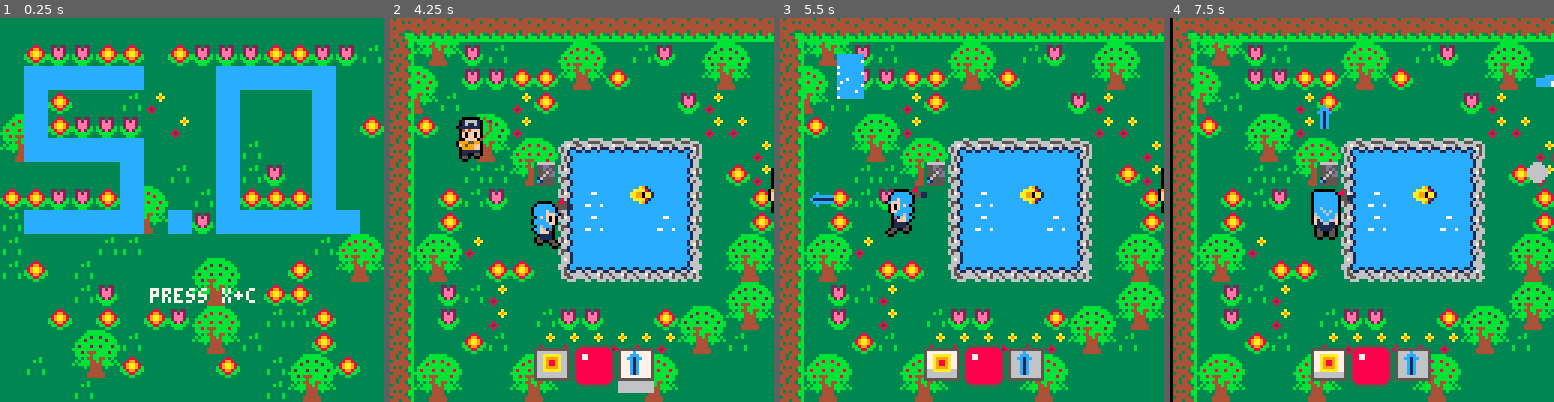
Above: before the commit, frames 1-4 (left to right).
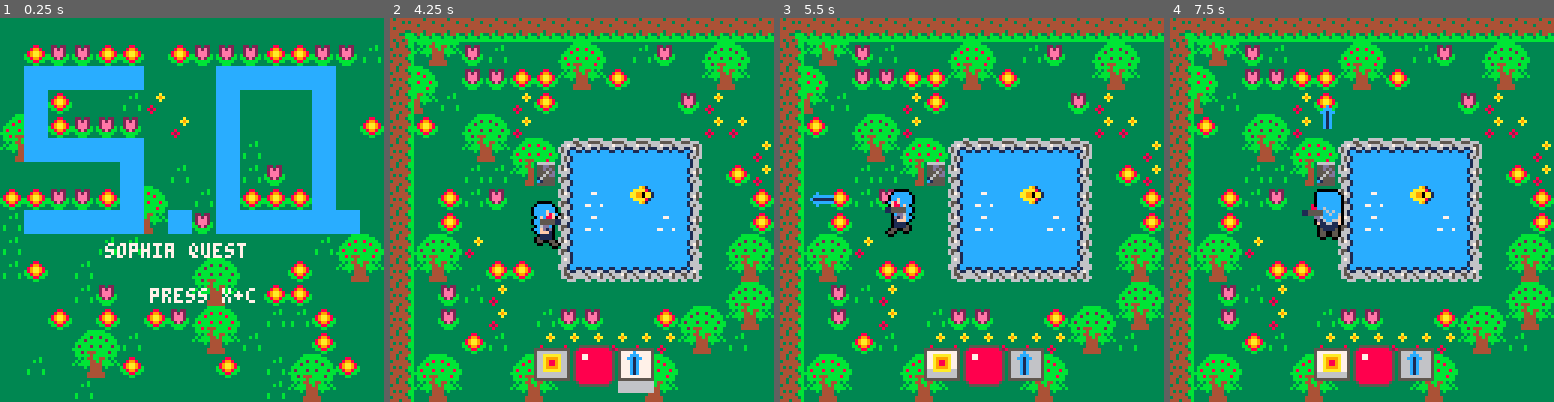
Above: after the commit, the same moments.

Repository: JasonHaenlin/pico-8-sophiaquest
Game: PICO-8 cartridge sophiaquest.p8
The game is run twice, just before and just after one commit, with the same random seed, the same clock (stepped at 60 frames per second) and the same inputs.
Inputs:
- Up to frame 1 (0.25 s): no input
- Up to frame 2 (4.25 s): tap X (X key) at 0.33, 1.07, 1.85, 2.97, 4.08 s; tap O (Z key) at 0.7, 1.7, 2.1, 2.5, 2.9, 3.3, 3.7, 4.1 s; hold Right 1.6-2.1 s; hold Up 2.15-2.42 s; hold Right 2.47-3.03 s; hold Left 3.08-3.58 s; hold Down 3.63-3.97 s; hold Right from 4.02 s (still down)
- Up to frame 3 (5.5 s): tap O (Z key) at 4.5, 4.9, 5.3 s; release Right at 4.68 s; hold Up 4.73-5.03 s; hold Left from 5.08 s (still down); tap X (X key) at 5.2 s
- Up to frame 4 (7.5 s): release Left at 5.68 s; tap O (Z key) every 0.4 s from 5.7 to 7.3 s; hold Down 5.73-6.03 s; hold Right 6.08-6.58 s; tap X (X key) at 6.32, 7.43 s; hold Right 6.63-7.13 s; hold Up 7.18-7.45 s

The runs differ from the first frame. In frame 1, 0.6% of the frame differs, in the area x 27-65%, y 58-63%; in frame 2, 1.0%; in frame 3, 1.1%; in frame 4, 24%, in the area x 0-100%, y 0-100%.

Commit message:
adjust  the position of the weapons

Diff:
--- a/sophiaquest.p8
+++ b/sophiaquest.p8
@@ -4,20 +4,20 @@
 
 
 -- const
-LEFT, RIGHT, UP, DOWN, FIRE1, FIRE2, NONE = 0, 1, 2, 3, 4, 5, 6
-BLACK, DARK_BLUE, DARK_PURPLE, DARK_GREEN, BROWN, DARK_GRAY, LIGHT_GRAY, WHITE, RED, ORANGE, YELLOW, GREEN, BLUE, INDIGO, PINK, PEACH = 0, 1, 2, 3, 4, 5, 6, 7, 8, 9, 10, 11, 12, 13, 14, 15
-PLAYER, BULLET, ENNEMY = 0, 1, 2
-IMMORTAL_OBJECT = 1000
-INF = 1000
-MELEE, RANGED = 1, 20
-NB_OF_ENNEMIS = 10
-F_HEAL, F_ITEM, F_INV, F_OBST = 0, 1, 5, 7
-L_PLAYER, L_ENNEMY, L_BOSS = 50, 10, 150
-WALK, STAY = "walk", "stay"
+left, right, up, down, fire1, fire2, none = 0, 1, 2, 3, 4, 5, 6
+black, dark_blue, dark_purple, dark_green, brown, dark_gray, light_gray, white, red, orange, yellow, green, blue, indigo, pink, peach = 0, 1, 2, 3, 4, 5, 6, 7, 8, 9, 10, 11, 12, 13, 14, 15
+player, bullet, ennemy = 0, 1, 2
+immortal_object = 1000
+inf = 1000
+melee, ranged = 1, 20
+nb_of_ennemis = 20
+f_heal, f_item, f_inv, f_obst = 0, 1, 5, 7
+l_player, l_ennemy, l_boss = 50, 10, 150
+walk, stay = "walk", "stay"
 
 -- init
 function _init()
- g_dbg = ""
+ g_dbg = {"","","","","","","","","",""}
 
  g_actors = {}
  g_particles = {}
@@ -48,7 +48,7 @@
 function make_actor(x, y, s, tag, health, direction)
  local actor = {
   tag = tag,
-  d = direction or UP,
+  d = direction or up,
   bx = x,
   by = y,
   x = x,
@@ -64,22 +64,23 @@
 end
 
 function make_weapons()
- make_item("sword",    105, 4, 73,  89,  15, 7,  MELEE,  1,  8, 4, 3)
- make_item("firewand", 106, 1, 74,  90,  8,  8,  RANGED, 3,  3, 5, 1)
- make_item("gun",      107, 5, 75,  91,  3,  3,  RANGED, 10, 1, 5, 0)
- make_item("bow",      108, 3, 76,  92,  6,  5,  RANGED, 6,  3, 4,-1)
- make_item("secret",   109, 6, 77,  93,  4,  5,  RANGED, 5,  1, 5, 0, dfx_shower, 50)
- make_item("tatata",   110, 7, 78,  94,  2,  2,  RANGED, 10, 1, 5, 0)
- make_item("boom",     111, 7, 79,  95,  18, 10, MELEE,  1,  8, 4, 3)
- make_item("elec",     160, 8, 128, 144, 20, 15, MELEE,  1,  8, 4, 2, dfx_thunder, 50)
+ -- name, spr, sfx, animh, animv, cd, dmg, type, speed, hb, ox, oy, dfx, cdfx
+ make_item("sword",    105, 4, 73,  89,  15, 7,  melee,  1,  8, 5, -4)
+ make_item("firewand", 106, 1, 74,  90,  8,  8,  ranged, 3,  3, 5, -4)
+ make_item("gun",      107, 5, 75,  91,  3,  3,  ranged, 10, 1, 5, -5)
+ make_item("bow",      108, 3, 76,  92,  6,  5,  ranged, 6,  3, 5,-5)
+ make_item("secret",   109, 6, 77,  93,  4,  5,  ranged, 5,  1, 5, -5, dfx_shower, 50)
+ make_item("tatata",   110, 7, 78,  94,  2,  2,  ranged, 10, 1, 5, -5)
+ make_item("boom",     111, 7, 79,  95,  18, 10, melee,  1,  8, 5, -4)
+ make_item("elec",     160, 8, 128, 144, 20, 15, melee,  1,  8, 5, -5, dfx_thunder, 50)
 end
 
 function make_player()
- g_p = make_actor(45, 60, 129, PLAYER, L_PLAYER, UP)
+ g_p = make_actor(45, 60, 129, player, l_player, up)
  g_p.weapon = g_items[5]
- g_p.anim_state = STAY
- g_p.walk = make_anim(WALK, create_direction_frames(162, 130, 162, 130, 163, 161), 1/5)
- g_p.stay = make_anim(STAY, create_direction_frames(130, 130, 130, 130, 131, 129), 1/5)
+ g_p.anim = stay
+ g_p.walk = make_anim(walk, create_direction_frames(162, 130, 162, 130, 163, 161), 1/5)
+ g_p.stay = make_anim(stay, create_direction_frames(130, 130, 130, 130, 131, 129), 1/5)
  g_p.cd = 0
  g_p.cdfx = 0
  g_p.box = {x1 = 0, y1 = 0, x2 = 6, y2 = 7}
@@ -88,7 +89,7 @@
 function make_anim(name, frames, spd)
  return {
   time = 0,
-  anim_state = name,
+  anim = name,
   spd = spd,
   f = frames
  }
@@ -98,7 +99,7 @@
  make_weapons()
  make_player()
  make_map_items()
- make_ennemies(NB_OF_ENNEMIS, {132})
+ -- make_ennemies(nb_of_ennemis, {132})
 end
 
 function make_map_items()
@@ -114,12 +115,12 @@
  for s in all(aspr) do
   for i=1, nb/#aspr do
    local a = g_good_spot(248, 248)
-   local e = make_actor(a.x, a.y, s, ENNEMY, L_ENNEMY, UP)
+   local e = make_actor(a.x, a.y, s, ennemy, l_ennemy, up)
    e.weapon = g_items[4]
    e.cd = 50
-   e.anim_state = STAY
-   e.walk = make_anim(WALK, create_direction_frames(s+33, s+1, s+33, s+1, s+34, s+32), 1/10)
-   e.stay = make_anim(STAY, create_direction_frames(s+1, s+1, s+1, s+1, s+2, s), 1/10)
+   e.anim = stay
+   e.walk = make_anim(walk, create_direction_frames(s+33, s+1, s+33, s+1, s+34, s+32), 1/10)
+   e.stay = make_anim(stay, create_direction_frames(s+1, s+1, s+1, s+1, s+2, s), 1/10)
    e.dx = 0.9
    e.dy = 0.9
    g_ennemies_left += 1
@@ -234,21 +235,21 @@
 
 function create_direction_frames(fl1, fl2, fr1, fr2, fu, fd)
  return {
-  {{f = fl1, fy = true  },{f = fl2, fy = true }},
-  {{f = fr1, fy = false },{f = fr2, fy = false}},
-  {{f = fu,  fy = false },{f = fu,  fy = true }},
-  {{f = fd,  fy = false },{f = fd,  fy = true }}
+  {{f = fl1, flip = true  },{f = fl2, flip = true }},
+  {{f = fr1, flip = false },{f = fr2, flip = false}},
+  {{f = fu,  flip = false },{f = fu,  flip = true }},
+  {{f = fd,  flip = false },{f = fd,  flip = true }}
  }
 end
 
 function controls_menu()
- if (btnp(UP) and g_selected_item > 1) then
+ if (btnp(up) and g_selected_item > 1) then
   g_selected_item -= 1
  end
- if (btnp(DOWN) and g_selected_item < #g_items) then
+ if (btnp(down) and g_selected_item < #g_items) then
   g_selected_item += 1
  end
- if (btnp(FIRE1)) then
+ if (btnp(fire1)) then
   g_p.weapon = g_items[g_selected_item]
   g_open_inv = false
   g_p.cd = 10
@@ -256,17 +257,17 @@
 end
 
 function controls_player()
- g_p.anim_state = WALK
- if (is_moving(LEFT))  move(g_p,-1, 0, 0, 6)
- if (is_moving(RIGHT)) move(g_p, 1, 0, 6, 6)
- if (is_moving(UP))    move(g_p, 0,-1, 6, 0)
- if (is_moving(DOWN))  move(g_p, 0, 1, 6, 6)
- if (is_not_moving())  g_p.anim_state = STAY
+ g_p.anim = walk
+ if (is_moving(left))  move(g_p,-1, 0, 0, 6)
+ if (is_moving(right)) move(g_p, 1, 0, 6, 6)
+ if (is_moving(up))    move(g_p, 0,-1, 6, 0)
+ if (is_moving(down))  move(g_p, 0, 1, 6, 6)
+ if (is_not_moving())  g_p.anim = stay
  action_player()
 end
 
 function action_ennemies(a, d)
- if (a.tag ~= ENNEMY) return
+ if (a.tag ~= ennemy) return
  if (a.cd > 0) a.cd -= 1
  if (a.cd == 0) then
   shoot(a, d)
@@ -276,10 +277,10 @@
 
 function controls_ennemies()
  for a in all(g_actors) do
-  if (a.tag == ENNEMY) then
+  if (a.tag == ennemy) then
    local dist = check_distance_from_player(a)
    if(is_player_near(dist)) then
-    a.anim_state = WALK
+    a.anim = walk
     if (dist >= a.weapon.type) then
      local dir_m = going_forward(a)
      move_on(a, dir_m)
@@ -290,10 +291,10 @@
     local dir_a = prepare_attack_opportunity(a)
     action_ennemies(a, dir_a)
    else
-     a.anim_state = STAY
+     a.anim = stay
    end -- is player near
   end -- tag is ennemy
-  if (a.tag == BULLET) then
+  if (a.tag == bullet) then
    a.x += a.dx
    a.y += a.dy
    if (is_of_limit(a.x, a.y, a.bx, a.by, a.range)) del(g_actors, a)
@@ -305,11 +306,11 @@
  local rx = a.x - g_p.x
  local ry = a.y - g_p.y
  if(abs(rx) > abs(ry)) then
-   if(rx < 0) return RIGHT
-   return LEFT
+   if(rx < 0) return right
+   return left
  else
-   if(ry < 0) return DOWN
-   return UP
+   if(ry < 0) return down
+   return up
  end
 end
 
@@ -323,22 +324,22 @@
  local rx = a.x - g_p.x
  local ry = a.y - g_p.y
  if((abs(rx) - abs(ry)) < 0 and abs(rx) > 1) then
-   if(rx < 0) return RIGHT
-   return LEFT
+   if(rx < 0) return right
+   return left
  elseif((abs(rx) - abs(ry)) > 0 and abs(ry) > 1) then
-   if(ry < 0) return DOWN
-   return UP
- end
- return NONE
+   if(ry < 0) return down
+   return up
+ end
+ return none
 end
 
 function prepare_attack_opportunity(a, d)
  if(abs(a.x - g_p.x) < abs(a.y - g_p.y)) then
-   if(a.y < g_p.y) return DOWN
-   return UP
+   if(a.y < g_p.y) return down
+   return up
  else
-   if(a.x < g_p.x) return RIGHT
-   return LEFT
+   if(a.x < g_p.x) return right
+   return left
  end
 end
 
@@ -347,12 +348,12 @@
 end
 
 function target_nearest_one(limit)
- limit = limit or INF
- local rx = INF
- local ry = INF
- local target = {x = INF , y=INF}
+ limit = limit or inf
+ local rx = inf
+ local ry = inf
+ local target = {x = inf , y=inf}
  for a in all(g_actors) do
-  if(a.tag == ENNEMY) then
+  if(a.tag == ennemy) then
    if((rx+ry)/2 > check_distance_from_player(a)) then
     rx = abs(a.x-g_p.x)
     ry = abs(a.y-g_p.y)
@@ -365,11 +366,11 @@
 end
 
 function move_on(a, go)
- if (go == LEFT)  move(a ,-a.dx, 0, 0, 8)
- if (go == RIGHT) move(a, a.dx, 0, 8, 8)
- if (go == UP)    move(a, 0 ,-a.dy, 8, 0)
- if (go == DOWN)  move(a, 0, a.dy, 8, 8)
- if (go ~= NONE)  a.d = go
+ if (go == left)  move(a ,-a.dx, 0, 0, 8)
+ if (go == right) move(a, a.dx, 0, 8, 8)
+ if (go == up)    move(a, 0 ,-a.dy, 8, 0)
+ if (go == down)  move(a, 0, a.dy, 8, 8)
+ if (go ~= none)  a.d = go
 end
 
 function is_moving(direction)
@@ -381,10 +382,10 @@
 end
 
 function is_not_moving()
-  if ((btn(LEFT)
- or btn(RIGHT)
- or btn(UP)
- or btn(DOWN)) == false) then
+  if ((btn(left)
+ or btn(right)
+ or btn(up)
+ or btn(down)) == false) then
   return true
  end
  return false
@@ -393,20 +394,20 @@
 function move(a, x, y, ox, oy)
  local sp1 = mget((a.x + x + (ox * x)) / 8 ,(a.y + y + (oy * y)) / 8)
  local sp2 = mget((a.x + x + ox) / 8 ,(a.y + y + oy) / 8)
- if (fget(sp1, F_OBST) == false and fget(sp2, F_OBST) == false) then
+ if (fget(sp1, f_obst) == false and fget(sp2, f_obst) == false) then
   a.x += x
   a.y += y
  end
- if(a.tag == PLAYER) then
-  if(fget(sp1, F_HEAL) and a.health < L_PLAYER) then
+ if(a.tag == player) then
+  if(fget(sp1, f_heal) and a.health < l_player) then
    pick_item((a.x + x + (ox * x)) / 8 ,(a.y + y + (oy * y)) / 8)
    a.health += 10
-   if (a.health > L_PLAYER) a.healh = L_PLAYER
-  end
-  if(fget(sp2, F_HEAL) and a.health < L_PLAYER) then
+   if (a.health > l_player) a.healh = l_player
+  end
+  if(fget(sp2, f_heal) and a.health < l_player) then
    pick_item((a.x + x + ox) / 8 ,(a.y + y + oy) / 8)
    a.health += 10
-   if (a.health > L_PLAYER) a.healh = L_PLAYER
+   if (a.health > l_player) a.healh = l_player
   end
  end
 end
@@ -415,14 +416,14 @@
 
 function action_player()
  if (g_p.cd > 0) g_p.cd -= 1
- if ((g_p.cd == 0) and btn(FIRE1)) then
+ if ((g_p.cd == 0) and btn(fire1)) then
   shoot()
   g_p.cd = g_p.weapon.cd
  end
  if (g_p.cdfx > 0) g_p.cdfx -= 1
- if (btnp(FIRE2)) then
+ if (btnp(fire2)) then
   sp = mget(g_p.x / 8 ,(g_p.y - 1) / 8)
-  if (fget(sp, F_INV)) then
+  if (fget(sp, f_inv)) then
    g_open_inv = true
   elseif (g_p.cdfx == 0) then
    g_p.cdfx = g_p.weapon.cdfx
@@ -444,7 +445,7 @@
 end
 
 function wait_inventory_close()
- if (btnp(FIRE2)) then
+ if (btnp(fire2)) then
   g_open_inv = false;
  end
 end
@@ -456,7 +457,7 @@
 end
 
 function anim_player(a)
-	if(a.anim_state == STAY) then
+	if(a.anim == stay) then
 		return anim_state(a, a.stay)
 	else
 		return anim_state(a, a.walk)
@@ -470,8 +471,8 @@
   x = 0,
   y = 0
  }
- local f = F_OBST
- while(fget(mget(a.x / 8 ,(a.y) / 8), F_OBST)) do
+ local f = f_obst
+ while(fget(mget(a.x / 8 ,(a.y) / 8), f_obst)) do
   a.x = rnd(xmax)
   a.y = rnd(ymax)
  end
@@ -501,31 +502,31 @@
  local speed = a.weapon.speed
  local center = a.weapon.hb / 2
  local b = {}
- if(d == LEFT) then
-  b = make_actor(a.x-6, a.y, a.weapon.animh, BULLET, IMMORTAL_OBJECT, LEFT)
+ if(d == left) then
+  b = make_actor(a.x-6, a.y, a.weapon.animh, bullet, immortal_object, left)
   b.box = {x1 = 0, y1 = 4-center, x2 = 5, y2 = 4+center}
   b.dx = -speed
  end
- if(d == RIGHT) then
-  b = make_actor(a.x+6, a.y, a.weapon.animh, BULLET, IMMORTAL_OBJECT, RIGHT)
+ if(d == right) then
+  b = make_actor(a.x+6, a.y, a.weapon.animh, bullet, immortal_object, right)
   b.box = {x1 = 3, y1 = 4-center, x2 = 8, y2 = 4+center}
   b.dx = speed
  end
- if(d == UP) then
-  b = make_actor(a.x, a.y-6, a.weapon.animv, BULLET, IMMORTAL_OBJECT, UP)
+ if(d == up) then
+  b = make_actor(a.x, a.y-6, a.weapon.animv, bullet, immortal_object, up)
   b.box = {x1 = 4-center, y1 = 0, x2 = 4+center, y2 = 5}
   b.dy = -speed
  end
- if(d == DOWN) then
-  b = make_actor(a.x, a.y+6, a.weapon.animv, BULLET, IMMORTAL_OBJECT, DOWN)
+ if(d == down) then
+  b = make_actor(a.x, a.y+6, a.weapon.animv, bullet, immortal_object, down)
   b.box = {x1 = 4-center, y1 = 3, x2 = 4+center, y2 = 8}
   b.dy = speed
  end
  b.dmg = a.weapon.dmg
- if (d ~= NONE or a.tag == PLAYER) then
+ if (d ~= none or a.tag == player) then
   sfx(a.weapon.sfx)
  end
- if (a.weapon.type == MELEE) then
+ if (a.weapon.type == melee) then
   b.range = 5
  else
   b.range = 128
@@ -536,34 +537,51 @@
  return a - 64 < 0 and 0 or a - 64
 end
 
-function manage_direction(direction)
- direction = direction or NONE
- local inv = {}
- inv.h = false
- inv.v = false
-
- if (direction == LEFT) then
+function manage_weapon_direction(direction)
+ direction = direction or none
+ local inv = {
+  h = false,
+  v = false,
+  ox = 0,
+  oy = 0
+ }
+ if (direction == left or direction == up) then
   inv.h = true
   inv.v = false
- end
-
- if (direction == DOWN) then
+  inv.ox = -6
+ end
+ if (direction == right) inv.ox = -4
+ if (direction == up) inv.ox = -10
+ return inv
+end
+
+function manage_aim_direction(direction)
+ direction = direction or none
+ local inv = {
+  h = false,
+  v = false
+ }
+ if (direction == left) then
+  inv.h = true
+  inv.v = false
+ end
+ if (direction == down) then
   inv.h = false
   inv.v = true
  end
  return inv
 end
 
-function draw_border(anim_state, x, y, c)
+function draw_border_on_caracter(anim, x, y, c)
 	for i=1, 16 do
 		pal(i, c)
  end
- spr(anim_state.f, x,   y+1, 1, 2, anim_state.fy, false)
- spr(anim_state.f, x,   y-1, 1, 2, anim_state.fy, false)
- spr(anim_state.f, x-1, y,   1, 2, anim_state.fy, false)
- spr(anim_state.f, x+1, y,   1, 2, anim_state.fy, false)
+ spr(anim.f, x,   y+1, 1, 2, anim.flip, false)
+ spr(anim.f, x,   y-1, 1, 2, anim.flip, false)
+ spr(anim.f, x-1, y,   1, 2, anim.flip, false)
+ spr(anim.f, x+1, y,   1, 2, anim.flip, false)
  pal()
- spr(anim_state.f, x,   y,   1, 2, anim_state.fy, false)
+ spr(anim.f, x,   y,   1, 2, anim.flip, false)
 end
 
 -- collisions
@@ -600,24 +618,24 @@
 
 function check_actor_health(damaged_actor)
  if (is_dead(damaged_actor)) then
-  if (damaged_actor.tag == ENNEMY) g_ennemies_left -= 1
+  if (damaged_actor.tag == ennemy) g_ennemies_left -= 1
   dfx_disapearance(damaged_actor.x, damaged_actor.y)
   screenshake(5)
   del(g_actors, damaged_actor)
  end
 end
 
-function collisions()
+function controls_collisions()
  for a in all(g_actors) do
   for b in all(g_actors) do
    if (check_collisions(a, b)) then
     local damaged_actor = a
-    if (a.tag == BULLET and b.tag ~= BULLET) then
+    if (a.tag == bullet and b.tag ~= bullet) then
      b.health -= a.dmg
      damaged_actor = b
      make_particles(b, 10, 5)
      del(g_actors, a)
-    elseif (b.tag == BULLET and a.tag ~= BULLET) then
+    elseif (b.tag == bullet and a.tag ~= bullet) then
      a.health -= b.dmg
      make_particles(a, 10, 5)
      del(g_actors, b)
@@ -706,20 +724,20 @@
  draw_item_shape(bx+18, by+7, g_p.weapon.animv, g_p.cd, g_p.weapon.cd)
 end
 
-function draw_g_actors()
+function draw_actors()
  for a in all(g_actors) do
-  if (a.tag == PLAYER or a.tag == ENNEMY) then
-   draw_weapon(a)
-   draw_border(anim_player(a), a.x, a.y, BLACK)
+  if (a.tag == player or a.tag == ennemy) then
+   draw_border_on_caracter(anim_player(a), a.x, a.y, black)
+   draw_weapon(a,manage_weapon_direction(a.d))
   else
-   local inv = manage_direction(a.d)
+   local inv = manage_aim_direction(a.d)
    spr(a.s, a.x, a.y, 1, 1, inv.h, inv.v)
   end
  end
 end
 
-function draw_weapon(a)
- spr(a.weapon.spr, a.x+a.weapon.ox, a.y-a.weapon.oy)
+function draw_weapon(a,f)
+ spr(a.weapon.spr, a.x + a.weapon.ox + f.ox, a.y - a.weapon.oy + f.oy, 1, 1, f.h, f.v)
 end
 
 function draw_hud()
@@ -730,12 +748,12 @@
 end
 
 function draw_life(bx, by)
- local offsetlife = #spr_life - flr(((g_p.health * #spr_life) / L_PLAYER))
+ local offsetlife = #spr_life - flr(((g_p.health * #spr_life) / l_player))
  for y = 1 , #spr_life do
   for x = 1 , #spr_life[y] do
-   if (spr_life[y][x] ~= BLACK) then
-    if (offsetlife >= y and spr_life[y][x] == RED) then
-     pset(bx + x, by + y, LIGHT_GRAY)
+   if (spr_life[y][x] ~= black) then
+    if (offsetlife >= y and spr_life[y][x] == red) then
+     pset(bx + x, by + y, light_gray)
     else
      pset(bx + x, by + y, spr_life[y][x])
     end
@@ -746,18 +764,19 @@
 
 function draw_menu()
  map(0, 48, 0, 0, 16, 16)
- print("press x+c", 50, 90, WHITE)
+ print("sophia quest", 35, 75, white)
+ print("press x+c", 50, 90, white)
 end
 
 function draw_inventory(x, y)
  if (g_open_inv) then
-  rectfill(x, y, x + 48, y + 128, DARK_BLUE)
-  line(x, y, x, y + 128, LIGHT_GRAY)
+  rectfill(x, y, x + 48, y + 128, dark_blue)
+  line(x, y, x, y + 128, light_gray)
   local tx = x + 7
   local ty = y + 10
   for i = 1 ,#g_items do
    draw_item_shape(tx, ty, g_items[i].spr)
-   print(g_items[i].name, tx + 12, ty - 2, WHITE)
+   print(g_items[i].name, tx + 12, ty - 2, white)
    if (g_selected_item == i) then
     spr(58, tx - 7, ty - 2)
    end
@@ -769,14 +788,14 @@
 function draw_item_shape(x, y, s, cd, max)
  local cd = cd or 0
  local max = max or 1
- rectfill(x-2, y-5, x+9, y+5, WHITE)
+ rectfill(x - 2, y - 5,  x + 9, y + 5, white)
  local curcd = ceil((cd*8)/max)
- rectfill(x-2, y-5+curcd, x+9, y+5, LIGHT_GRAY)
- line(x-2, y-5, x-2, y+5, DARK_GRAY)
- line(x-2, y-5, x+9, y-5, DARK_GRAY)
- line(x+9, y-5, x+9, y+5, DARK_GRAY)
- line(x+9, y+5, x-2, y+5, DARK_GRAY)
- spr(s, x, y-4)
+ rectfill(x - 2, y - 5 + curcd, x + 9, y + 5, light_gray)
+ line(x - 2, y - 5, x - 2, y + 5, dark_gray)
+ line(x - 2, y - 5, x + 9, y - 5, dark_gray)
+ line(x + 9, y - 5, x + 9, y + 5, dark_gray)
+ line(x + 9, y + 5, x - 2, y + 5, dark_gray)
+ spr(s, x, y - 4)
 end
 
 function draw_game()
@@ -789,7 +808,7 @@
  draw_particles()
  draw_explosions()
  draw_thunders()
- draw_g_actors()
+ draw_actors()
  draw_waterfalls()
  draw_hud()
  draw_inventory(g_fp.x+80, g_fp.y)
@@ -800,7 +819,7 @@
 -- update
 
 function update_menu()
- if (btn(FIRE1) and btn(FIRE2)) then
+ if (btn(fire1) and btn(fire2)) then
   _update = update_game
   _draw = draw_game
   g_p.cd = 10
@@ -811,7 +830,7 @@
  if (g_open_inv == false) then
   controls_ennemies()
   controls_player()
-  collisions()
+  controls_collisions()
  else
   wait_inventory_close()
   controls_menu()
@@ -881,7 +900,7 @@
  {0, 0, 5, 5, 5, 5, 5, 5, 5, 5, 5, 5, 0, 0}
 }
 
--- map g_items positions
+-- map items positions
 
 map_items = {
  {
@@ -899,8 +918,15 @@
 
 -- debug
 
+function log(tab,text)
+ if(tab < 0 or tab > #g_dbg) return
+ g_dbg[tab] = text
+end
+
 function debug(x, y)
-  print(g_dbg, x, y, RED)
+ for i=1,#g_dbg do
+  print(g_dbg[i], x, y+(6*i), red)
+ end
 end
 
 __gfx__
@@ -953,12 +979,12 @@
 11111cc1666666661cc1ccc16666666606333360045555403444443bbbbbbbbbb34443440000000000000000000000000070700000c1c0000000800005688650
 1ccc1cc1666666661cc1ccc16666666600000000000000004443444bbbbbbbbbb44343440000000000000000000000000000000000c1c0000000500000566500
 1ccc1cc1111111111cc1ccc1666666660000000000000000444344bbbbbbbbbbbb44444400001000000800000000000000004000000080000000000000888000
-1ccc1c0ccc1cccccc0c11111666666660000000000000000444343bbb3bb33bbbb344344000c10000082800000000000000d0400000880000000000000888000
-1ccc11cccc1ccccccc11ccc1666666660000000000000000434434333433443333444444000c10000048000000008000000d00400555551100008000008d8000
-1ccc1111111111111111ccc1666666660000000000000000444444444434444444344344000c10000004000000555590000d00400555551105555a55008d8000
-1cc0cc1ccccccc1ccccc0cc1666666660000000000000000444444444444434444444444000c10000040000000dd0000000d004000dd000000dd0aa0008d8000
-1c0ccc1ccccccc1cccccc0c1666666660000000000000000333444444444443443444444000c10000004000000d00000000d040000d0000000d00aa000ddd000
-11cccc1ccccccc1ccccccc11666666660000000000000000444444344344444444434444000c00000004000000000000000040000000000000000000000d0000
+1ccc1c0ccc1cccccc0c11111666666660000000000000000444343bbb3bb33bbbb344344000d10000082800000000000000d0400000880000000000000888000
+1ccc11cccc1ccccccc11ccc1666666660000000000000000434434333433443333444444000d10000048000000008000000d00400555551100008000008d8000
+1ccc1111111111111111ccc1666666660000000000000000444444444434444444344344000d10000004000000555590000d00400555551105555a55008d8000
+1cc0cc1ccccccc1ccccc0cc1666666660000000000000000444444444444434444444444000d10000040000000dd0000000d004000dd000000dd0aa0008d8000
+1c0ccc1ccccccc1cccccc0c1666666660000000000000000333444444444443443444444000d10000004000000d00000000d040000d0000000d00aa000ddd000
+11cccc1ccccccc1ccccccc11666666660000000000000000444444344344444444434444000d00000004000000000000000040000000000000000000000d0000
 111111111111111111111111666666660000000000000000444434444444434444444443000500000004000000000000000000000000000000000000000d0000
 11111111111111111111111111111111000000000000000033344333333443330000000000000000000000000000000000000000000000000000000000000000
 11111111111111111111111111111111000000000000000033d44d3333d44d330000000000000000000000000000000000000000000000000000000000000000
